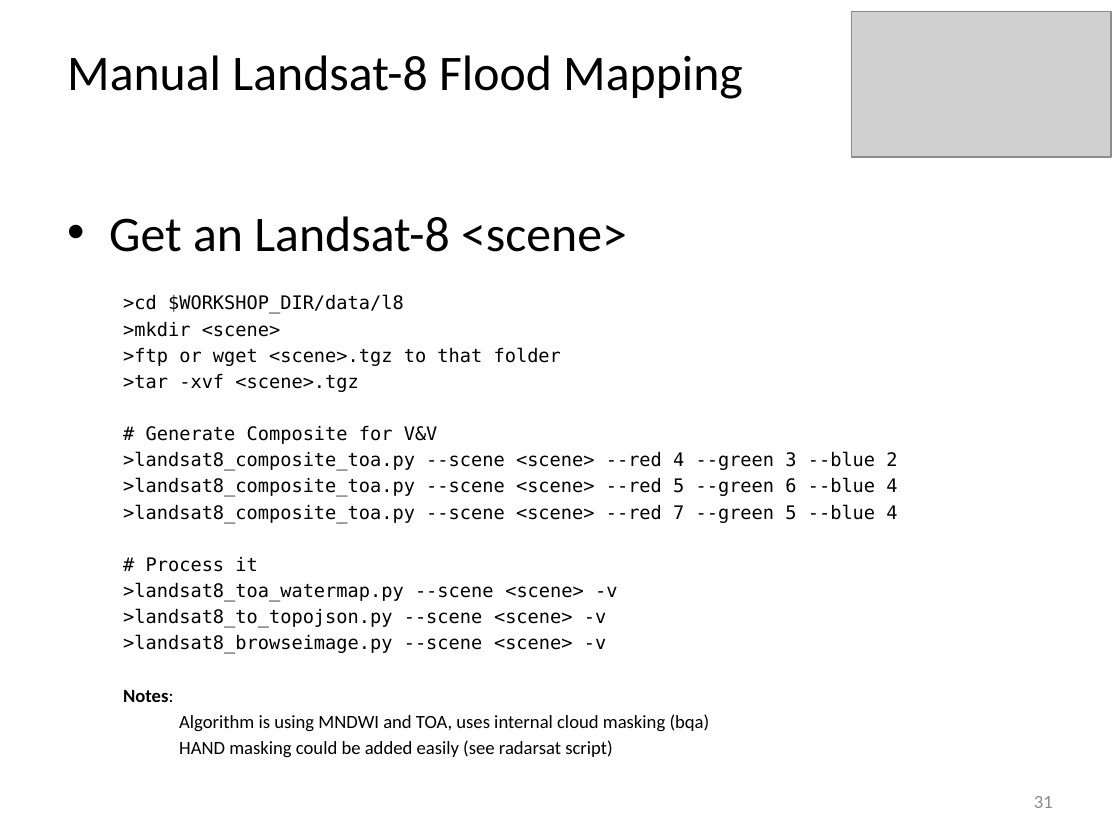
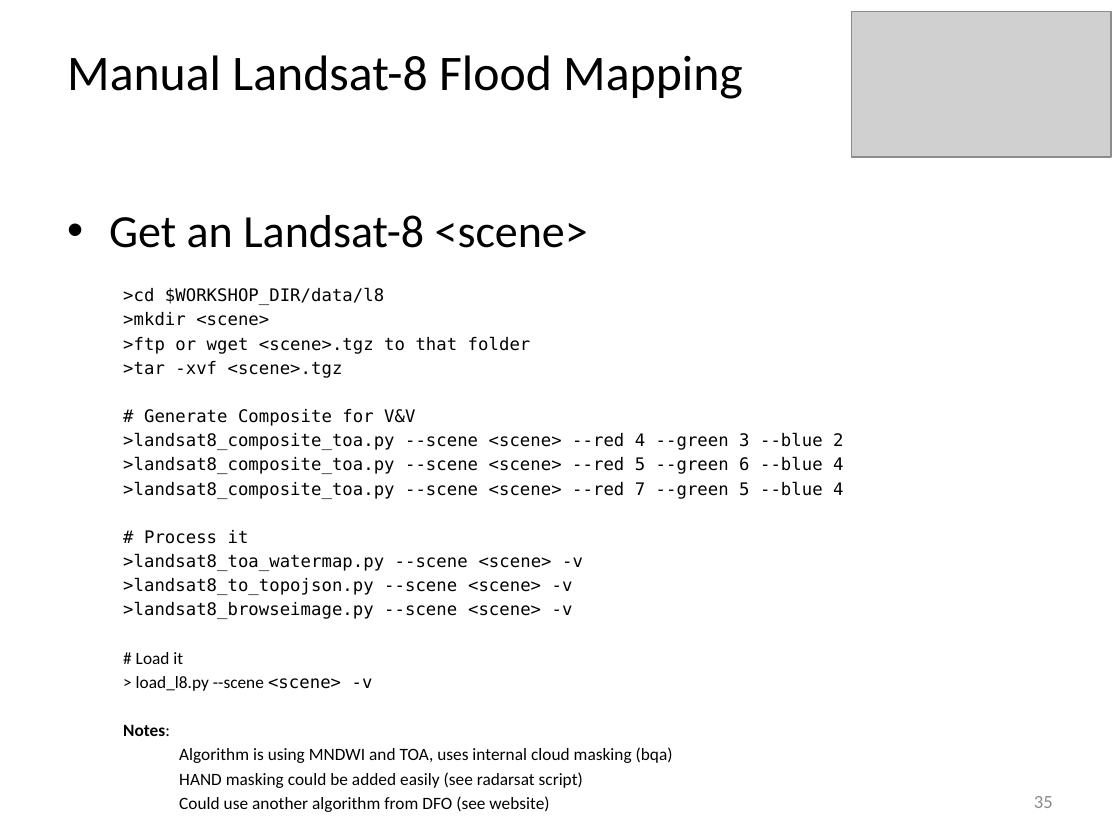
Before and after one commit to vightel/FloodMapsWorkshop, a slide deck: slide 35 of FloodMappingWorkshop.pptx (slide 31 before the commit). Drawn at 1120x840 pixels with LibreOffice and Linux fonts; fonts in the diff are those of the drawing; grey boxes stand for pictures. Boxes give left, top, right and bottom in pixels: in the first picture for what was removed or moved away, otherwise in the second. Text is boxed around its words. In the diff, an @@ line names an element or a change of style, - is before the commit and + after.

```diff
--- a/FloodMappingWorkshop.pptx
+++ b/FloodMappingWorkshop.pptx
@@ text at box(109, 215, 843, 788): size 32 to 29.6 pt in "Get an Landsat-8 <scene>"; size 12 to 11.1 pt in ">cd $WORKSHOP_DIR/data/l8", ">mkdir <scene>", ">ftp or wget <scene>.tgz to that folder", ">tar -xvf <scene>.tgz" and 11 more places @@
@@ text at box(136, 652, 373, 691): paragraphs added @@
+  # Load it
+  > load_l8.py --scene <scene> -v
@@ text at box(179, 796, 549, 812): paragraph added @@
+  Could use another algorithm from DFO (see website)
@@ page number at box(1034, 796, 1053, 808): text changed @@
-31
+35
```
Also in this commit, not shown: 11 other slides changed, 5 slides added, 9 other files.
